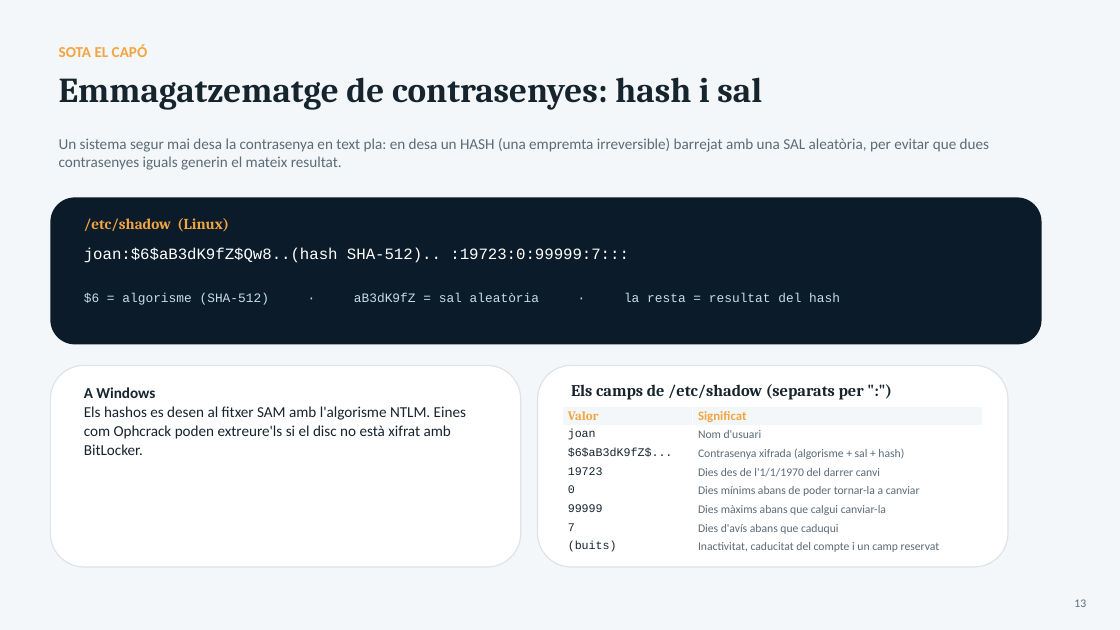
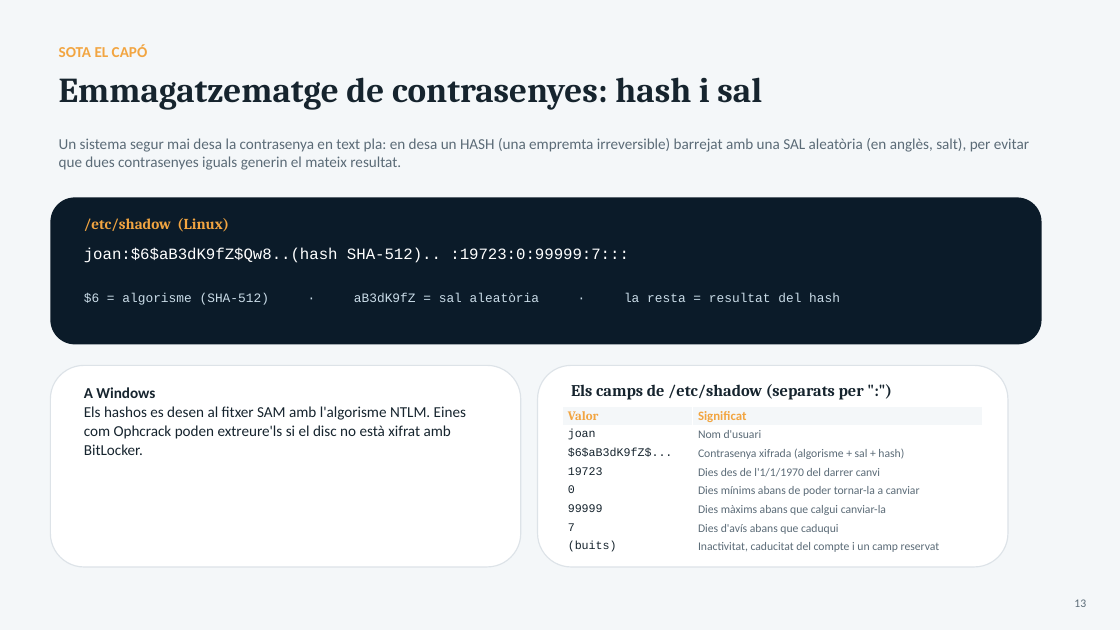
Before and after one commit to joansanchezescudero/SMX_0226_Seguretat_Informatica, a slide deck: slide 13 of RA1 - Seguretat passiva/AA3 - Seguretat logica/RA1_AA3_Seguretat_Logica.pptx. Drawn at 1120x630 pixels with LibreOffice and Linux fonts; fonts in the diff are those of the drawing. Boxes give left, top, right and bottom in pixels: in the first picture for what was removed or moved away, otherwise in the second. Text is boxed around its words. In the diff, an @@ line names an element or a change of style, - is before the commit and + after.

```diff
--- a/RA1 - Seguretat passiva/AA3 - Seguretat logica/RA1_AA3_Seguretat_Logica.pptx
+++ b/RA1 - Seguretat passiva/AA3 - Seguretat logica/RA1_AA3_Seguretat_Logica.pptx
@@ text at (x1=59, y1=138, x2=1029, y2=170): text changed @@
-Un sistema segur mai desa la contrasenya en text pla: en desa un HASH (una empremta irreversible) barrejat amb una SAL aleatòria, per evitar que dues contrasenyes iguals generin el mateix resultat.
+Un sistema segur mai desa la contrasenya en text pla: en desa un HASH (una empremta irreversible) barrejat amb una SAL aleatòria (en anglès, salt), per evitar que dues contrasenyes iguals generin el mateix resultat.
```
Also in this commit, not shown: 4 other slides changed.
